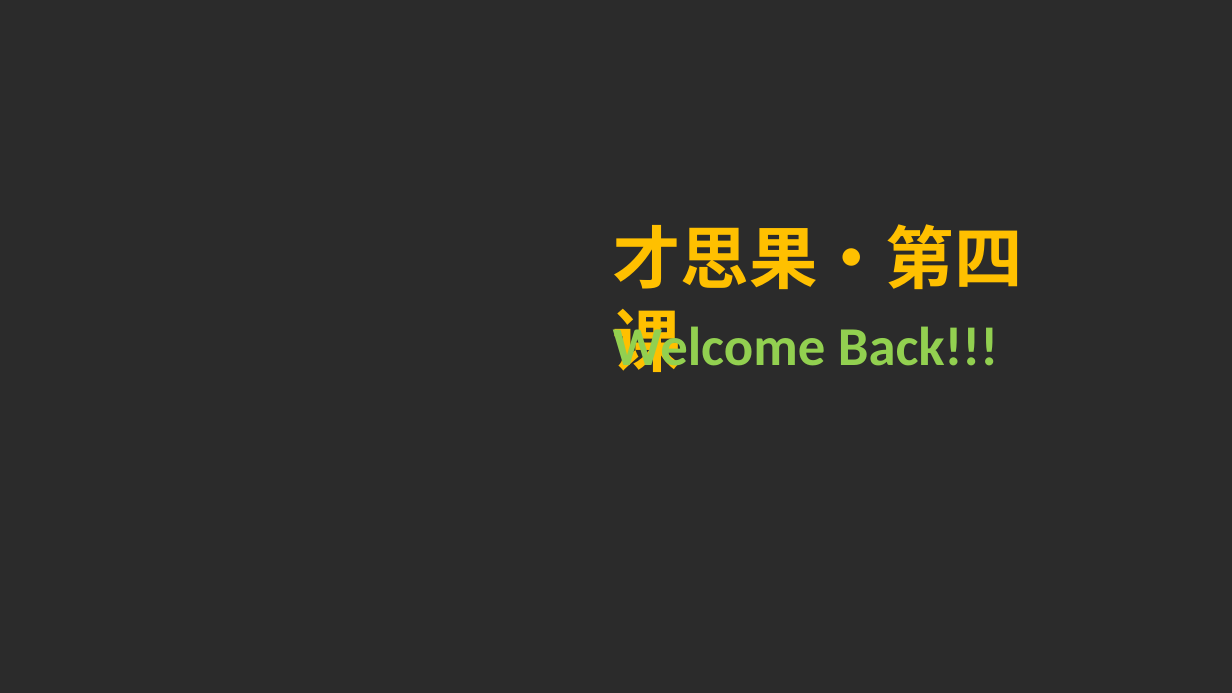
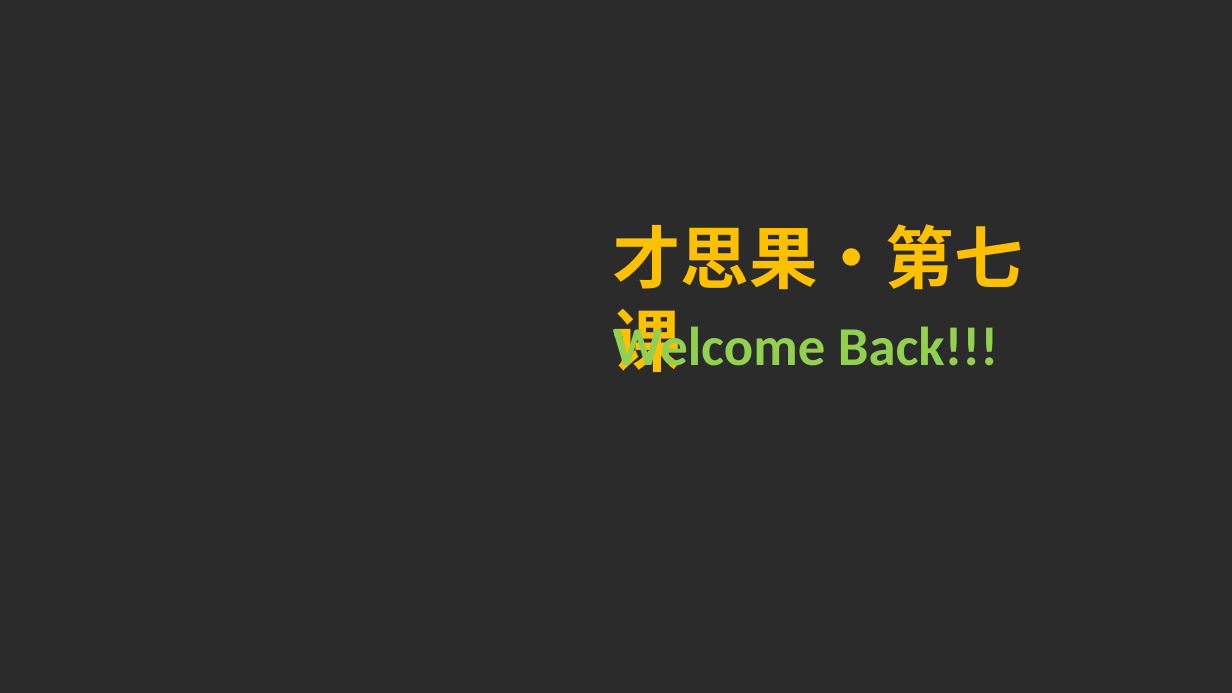
Before and after one commit to ppliu1987/chichool, a slide deck: slide 1 of html/class/lesson_seven/lesson_four.pptx. Drawn at 1232x693 pixels with LibreOffice and Linux fonts; fonts in the diff are those of the drawing; background and template pictures are left out; a plain dark background stands for a picture behind light text. Boxes give left, top, right and bottom in pixels: in the first picture for what was removed or moved away, otherwise in the second. Text is boxed around its words. In the diff, an @@ line names an element or a change of style, - is before the commit and + after.

```diff
--- a/html/class/lesson_seven/lesson_four.pptx
+++ b/html/class/lesson_seven/lesson_four.pptx
@@ text at [612,224,1022,372]: text changed @@
-才思果·第四课
+才思果·第七课
```
Also in this commit, not shown: 4 slides added, 5 slides removed, 3 other files.
